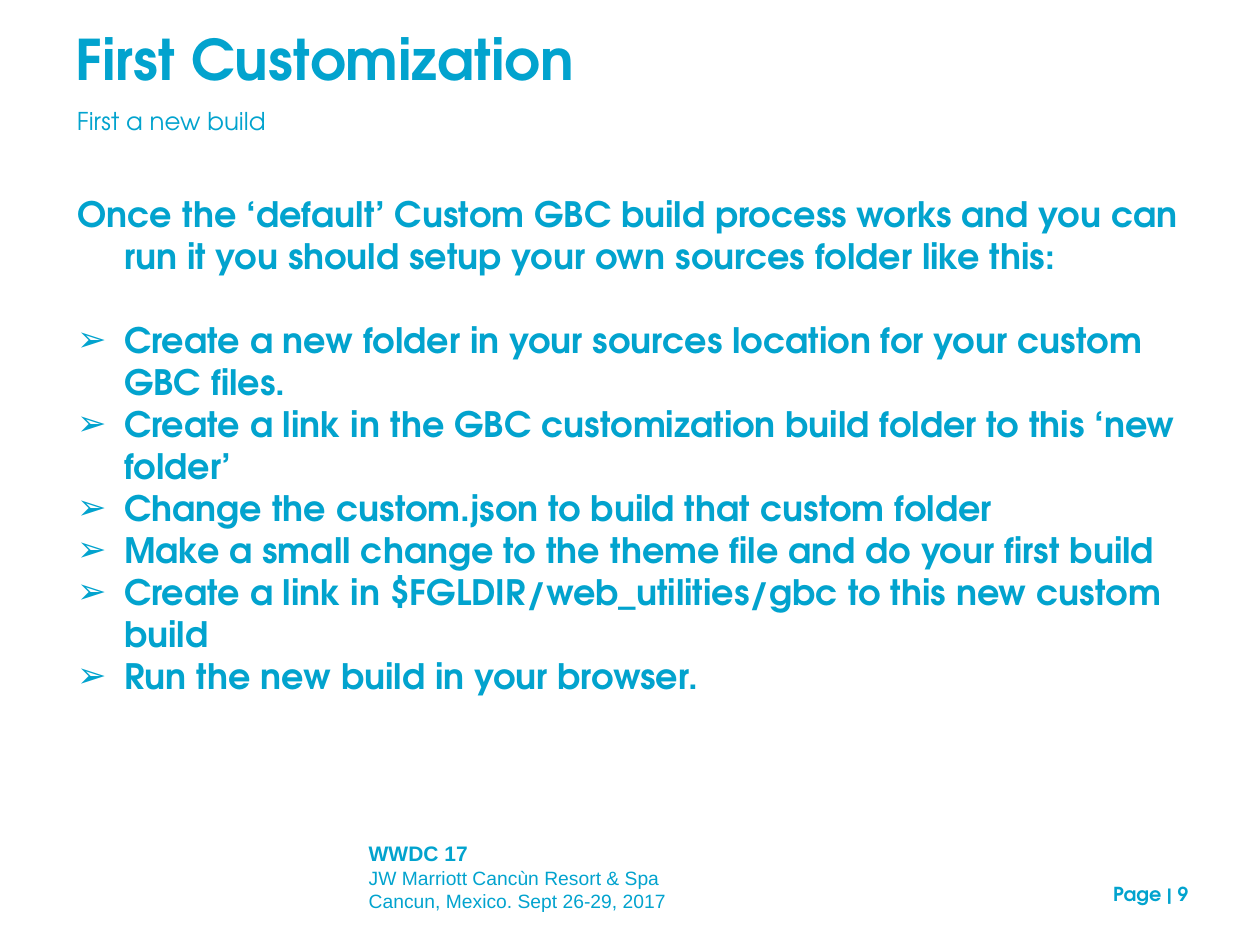
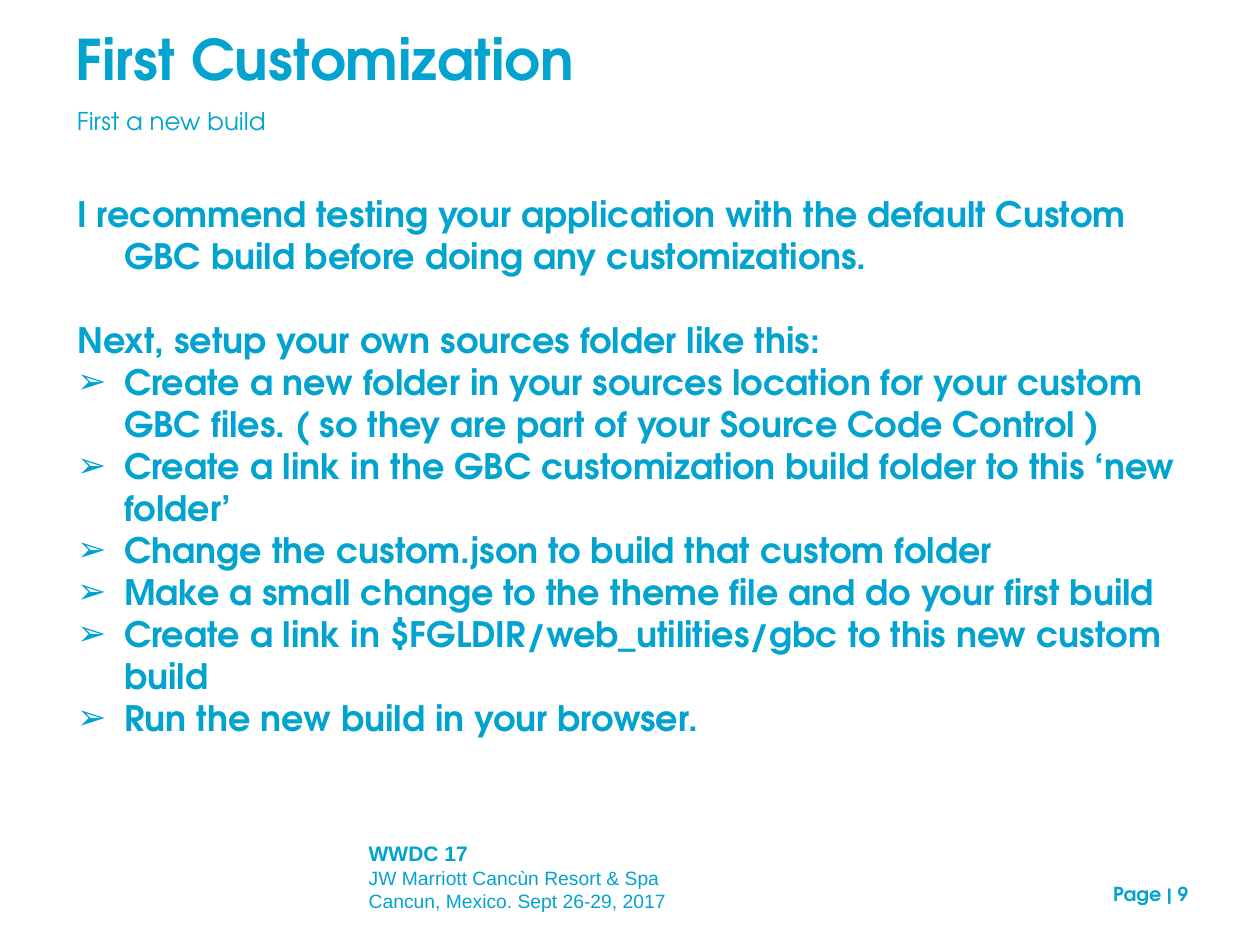
Before and after one commit to neilm-fourjs/njms_demos310, a slide deck: slide 9 of gbc/presentation/GBC_customization_draft.ppt. Drawn at 1260x945 pixels with LibreOffice and Linux fonts; fonts in the diff are those of the drawing; background and template pictures are left out. Boxes give left, top, right and bottom in pixels: in the first picture for what was removed or moved away, otherwise in the second. Text is boxed around its words. In the diff, an @@ line names an element or a change of style, - is before the commit and + after.

```diff
--- a/gbc/presentation/GBC_customization_draft.ppt
+++ b/gbc/presentation/GBC_customization_draft.ppt
@@ text at [77, 200, 1142, 444]: text changed @@
-Once the ‘default’ Custom GBC build process works and you can run it you should setup your own sources folder like this:
-➢ Create a new folder in your sources location for your custom GBC files.
+I recommend testing your application with the default Custom GBC build before doing any customizations.
+Next, setup your own sources folder like this:
+➢ Create a new folder in your sources location for your custom GBC files. ( so they are part of your Source Code Control )
```
Also in this commit, not shown: 8 other slides changed, 1 slide added, 2 other files.
